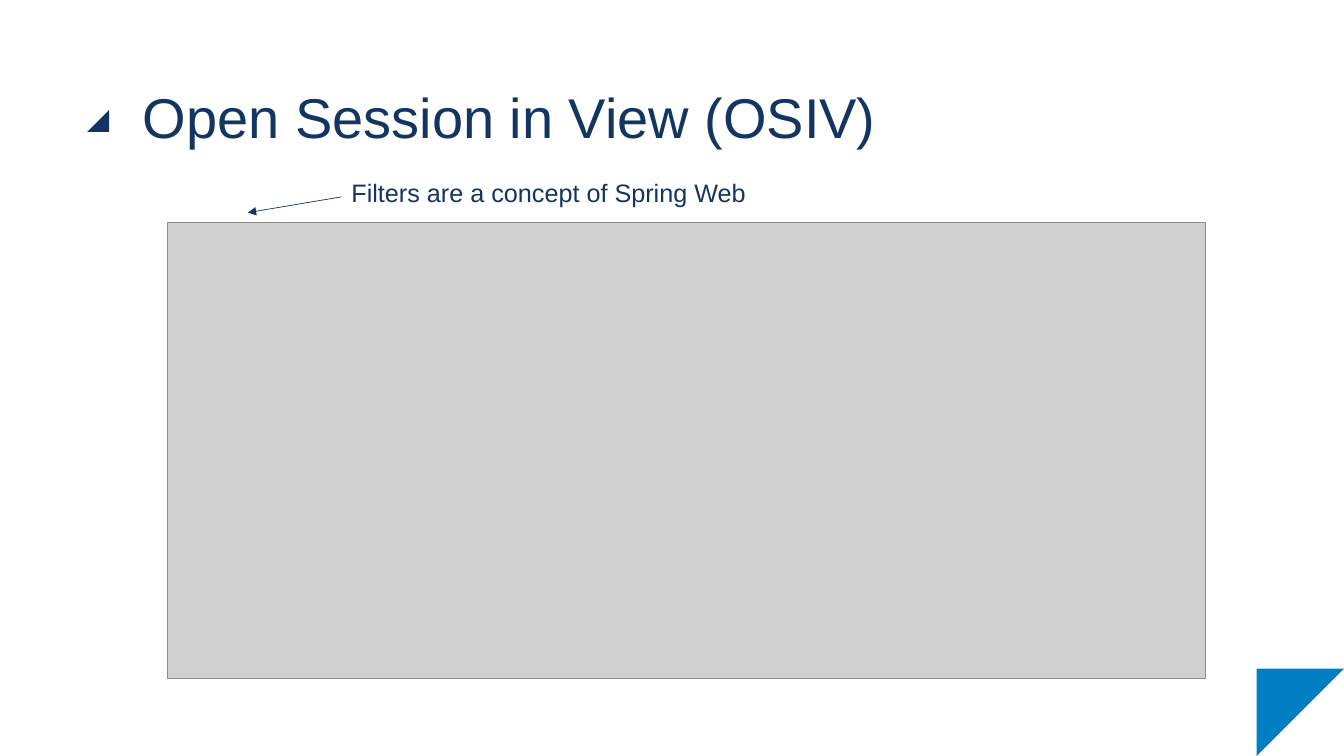
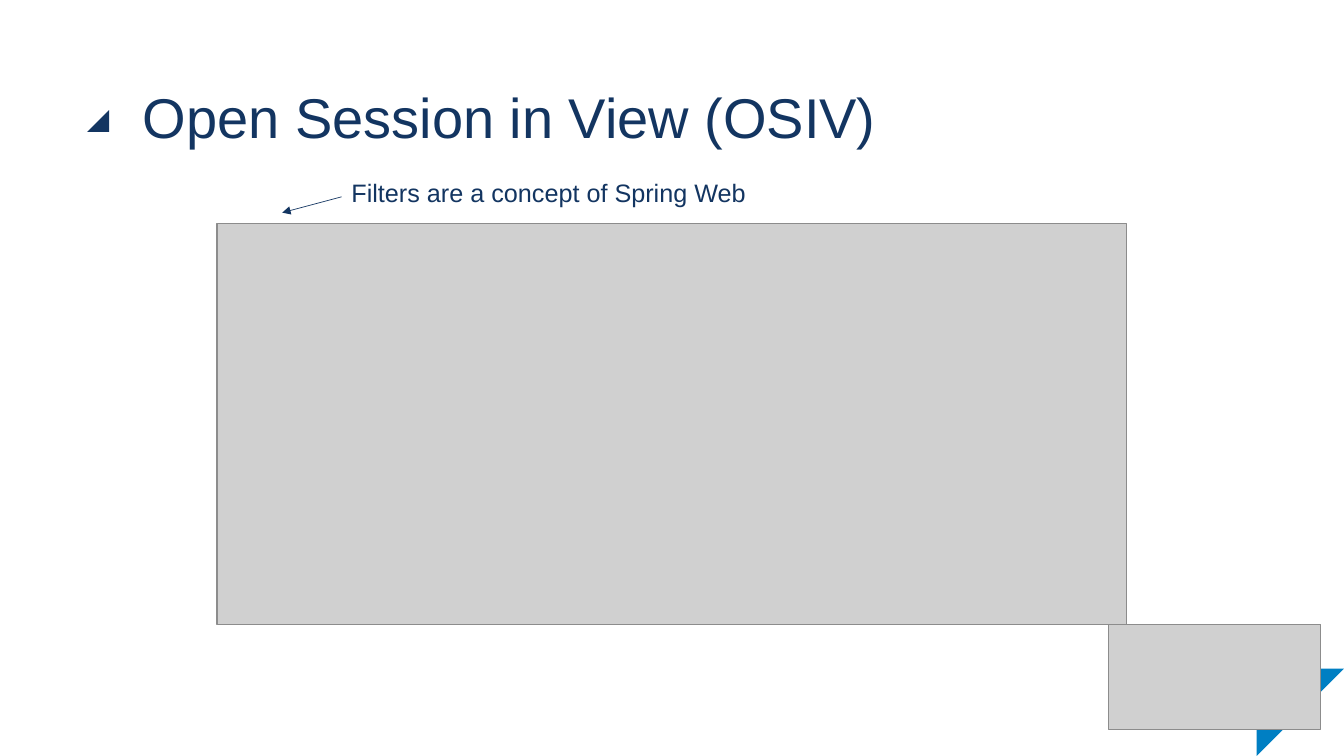
Before and after one commit to raoulvdberge/jpa-with-hibernate, a slide deck: slide 20 of slides.pptx (slide 18 before the commit). Drawn at 1344x756 pixels with LibreOffice and Linux fonts; fonts in the diff are those of the drawing; grey boxes stand for pictures. Boxes give left, top, right and bottom in pixels: in the first picture for what was removed or moved away, otherwise in the second. Text is boxed around its words. In the diff, an @@ line names an element or a change of style, - is before the commit and + after.

```diff
--- a/slides.pptx
+++ b/slides.pptx
@@ arrow moved from (342, 197) - (248, 213) to (342, 197) - (282, 213) @@
@@ picture: place and size @@
-picture at [168,222,1206,679]
+picture at [217,224,1127,624]
@@ picture added at [1109,624,1321,729] @@
```
Also in this commit, not shown: 1 other slide changed, 1 other file.
